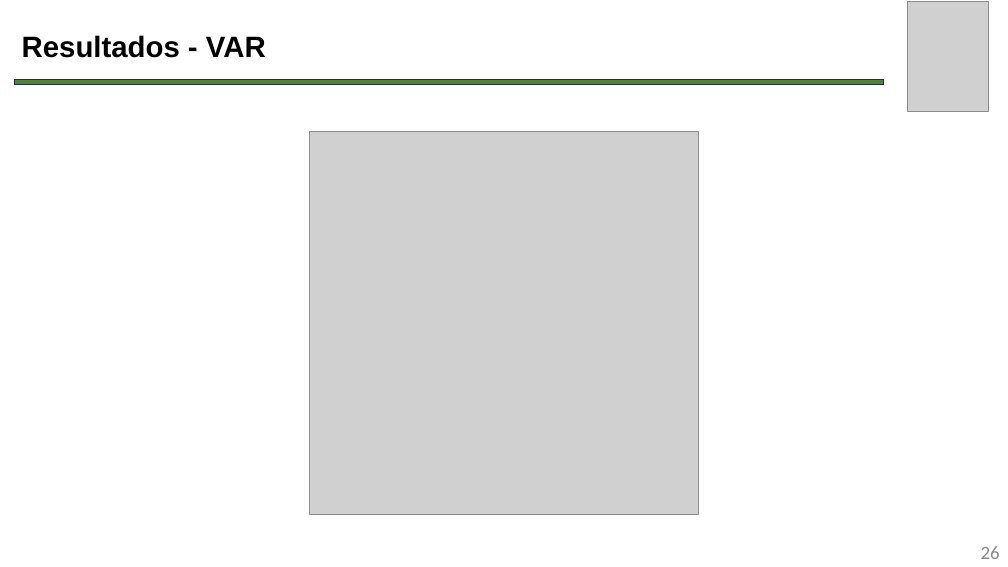
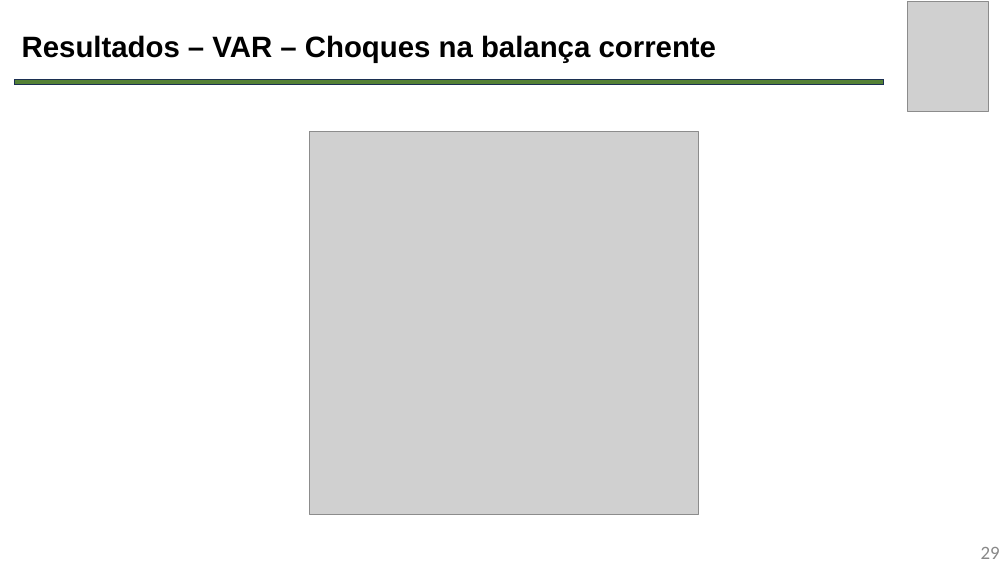
Before and after one commit to leonilso/TCC-UFFS-IA-PIB, a slide deck: slide 29 of Apresentação.pptx (slide 26 before the commit). Drawn at 1008x567 pixels with LibreOffice and Linux fonts; fonts in the diff are those of the drawing; grey boxes stand for pictures. Boxes give left, top, right and bottom in pixels: in the first picture for what was removed or moved away, otherwise in the second. Text is boxed around its words. In the diff, an @@ line names an element or a change of style, - is before the commit and + after.

```diff
--- a/Apresentação.pptx
+++ b/Apresentação.pptx
@@ title at [22, 35, 717, 62]: text changed @@
-Resultados - VAR
+Resultados – VAR – Choques na balança corrente
@@ page number at [981, 547, 1000, 559]: text changed @@
-26
+29
```
Also in this commit, not shown: 2 other slides changed, 7 slides added, 15 other files.
